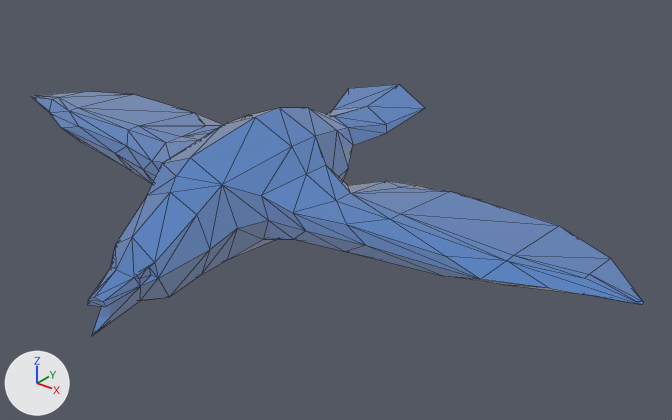
The glTF model liquidgame/assets/3D/statues/ice_bird_full.glb, before and after one commit.
Rendered twice from a 50 mm camera at (9.06, -9.61, 6.7) aimed at (0.94, 0.53, 0.41). Every picture has the same lights, and +X, +Y and +Z are marked at lower left. Mesh edges are drawn as thin lines. Vertices at the same position are counted once.

The first picture shows 'IceBird Full'.
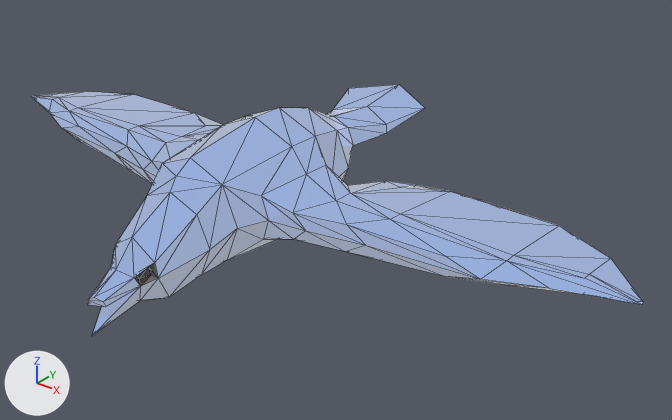
Commit message: ice bird

Changed parts and their boxes [x1, y1, x2, y2] in the pictures (672 x 420 px):
'IceBird Full', surface changed
    both: [31, 85, 644, 336]
part 1 of me_cylinder, recoloured (blue to grey)
    both: [113, 245, 158, 286]

Patch to the scene script:
```diff
--- a/liquidgame/assets/3D/statues/ice_bird_full.glb.py
+++ b/liquidgame/assets/3D/statues/ice_bird_full.glb.py
@@ mat_icematerial @@
 mat_icematerial.roughness = 0.1
-mat_icematerial.emission_strength = 0.1
+mat_icematerial.emission_strength = 0.3
@@ mat_mat_dark @@
+mat_mat_dark = principled_material('Mat_Dark')
+mat_mat_dark.base_color = (0.121, 0.121, 0.121)  # dark grey #626262
+mat_mat_dark.roughness = 0.544
@@ me_cylinder @@
 me_cylinder.from_pydata(...)  # 186 vertices, 368 faces; spans x -6.02..6.0, y -3.49..3.58, z -0.22..1.92
 # used by ob_icebird_full; location = (0.0, 0.0, 0.0)
+# me_cylinder part 1: 20 faces spanning x -0.48..0.47, y -2.89..-2.64, z 0.34..0.68 switch from mat_icematerial (blue #0075ce) to mat_mat_dark (dark grey #626262)
```
